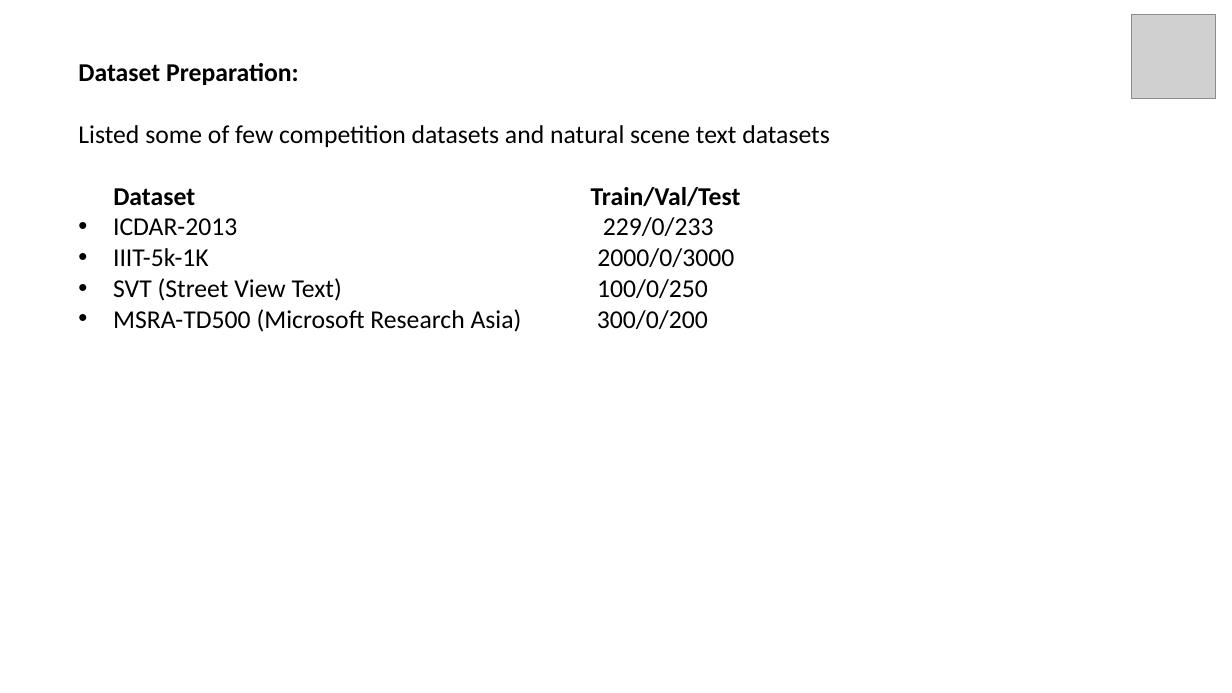
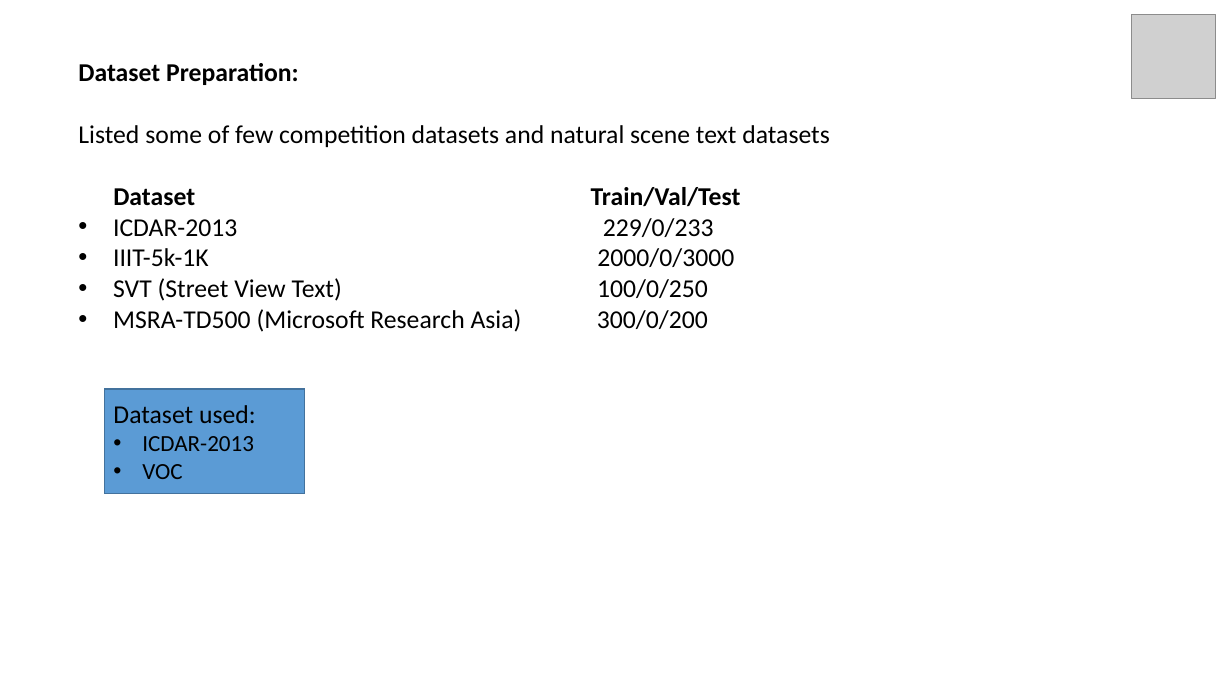
Before and after one commit to GustovalleyTechnovations/Text-Segmentation, a slide deck: slide 8 of Documents/Study/Project_Presentation.pptx (slide 7 before the commit). Drawn at 1232x693 pixels with LibreOffice and Linux fonts; fonts in the diff are those of the drawing; grey boxes stand for pictures. Boxes give left, top, right and bottom in pixels: in the first picture for what was removed or moved away, otherwise in the second. Text is boxed around its words. In the diff, an @@ line names an element or a change of style, - is before the commit and + after.

```diff
--- a/Documents/Study/Project_Presentation.pptx
+++ b/Documents/Study/Project_Presentation.pptx
@@ rectangle added at <box>104,389,305,494</box>, fill #5B9BD5, outline #43739E 1 pt, 18 pt, text #000000 @@
+Dataset used:
+• ICDAR-2013
+• VOC
```
Also in this commit, not shown: 4 other slides changed, 10 slides added, 9 other files.
